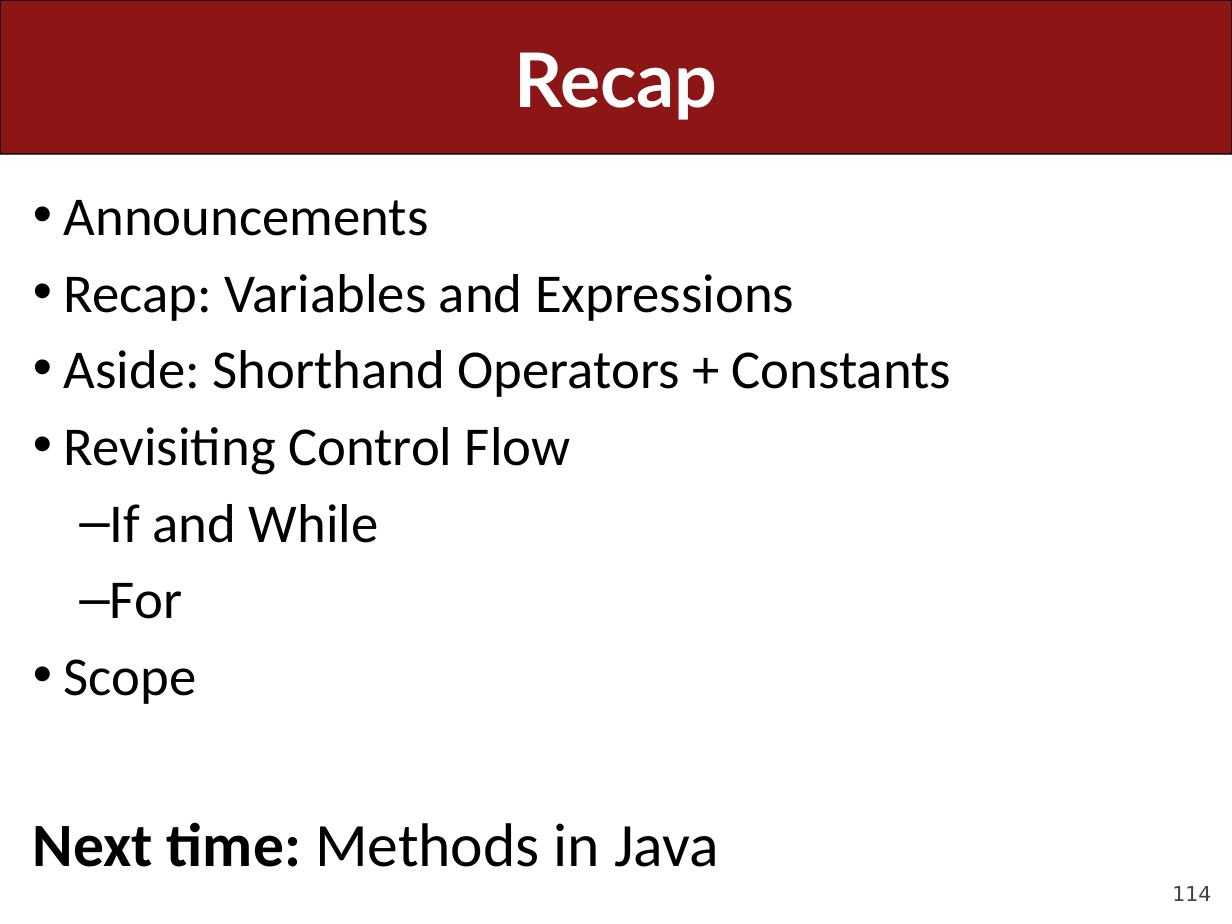
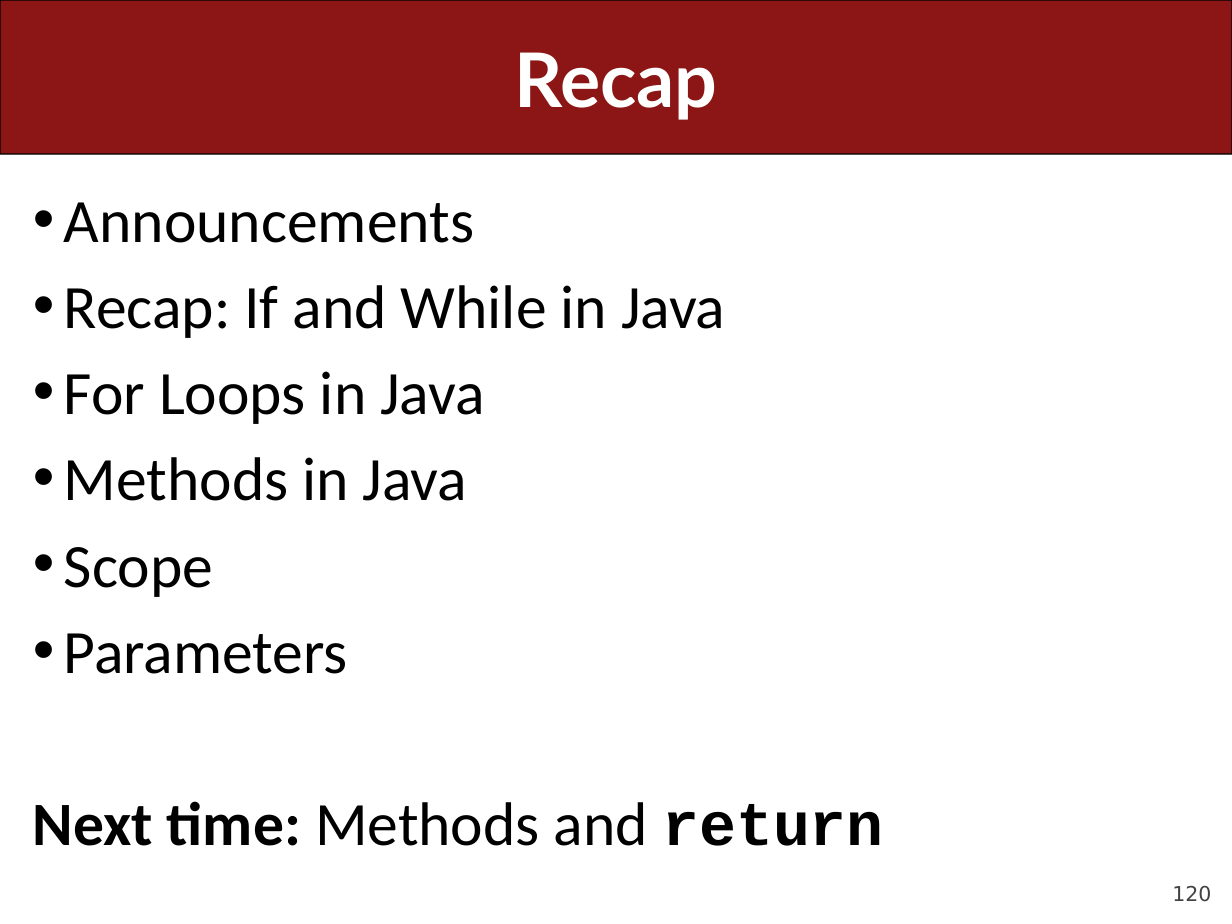
Before and after one commit to ckincaid17/cs106a-summer-2018, a slide deck: slide 120 of WWW/lectures/Lecture6/Lecture6.pptx (slide 114 before the commit). Drawn at 1232x924 pixels with LibreOffice and Linux fonts; fonts in the diff are those of the drawing. Boxes give left, top, right and bottom in pixels: in the first picture for what was removed or moved away, otherwise in the second. Text is boxed around its words. In the diff, an @@ line names an element or a change of style, - is before the commit and + after.

```diff
--- a/WWW/lectures/Lecture6/Lecture6.pptx
+++ b/WWW/lectures/Lecture6/Lecture6.pptx
@@ text at box(64, 202, 474, 597): size 32 to 36 pt in "Announcements", "Scope" @@
@@ text at box(64, 285, 725, 501): text changed; size 32 to 36 pt @@
-• Recap: Variables and Expressions
-• Aside: Shorthand Operators + Constants
-• Revisiting Control Flow
-  – If and While
-  – For
+• Recap: If and While in Java
+• For Loops in Java
+• Methods in Java
@@ text at box(33, 633, 884, 846): text changed @@
-Next time: Methods in Java
+• Parameters
+Next time: Methods and return
@@ page number at box(1172, 886, 1211, 902): text changed @@
-114
+120
```
Also in this commit, not shown: 13 other slides changed, 36 slides added, 30 slides removed, 14 other files.
